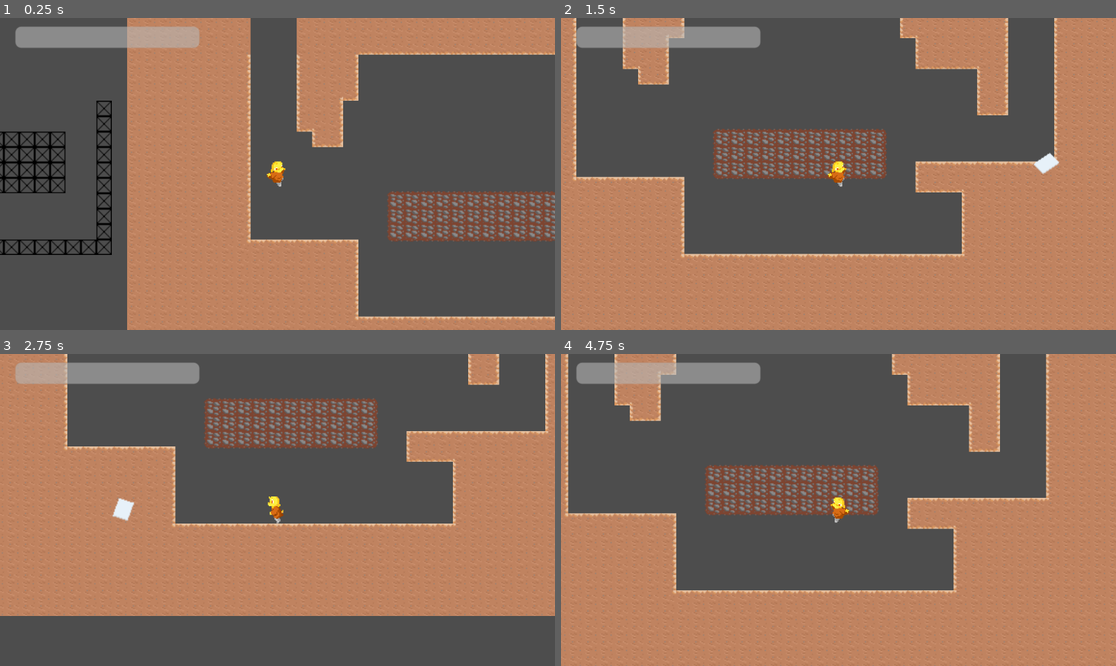
Above: before the commit, frames 1-4 (two rows, left to right).
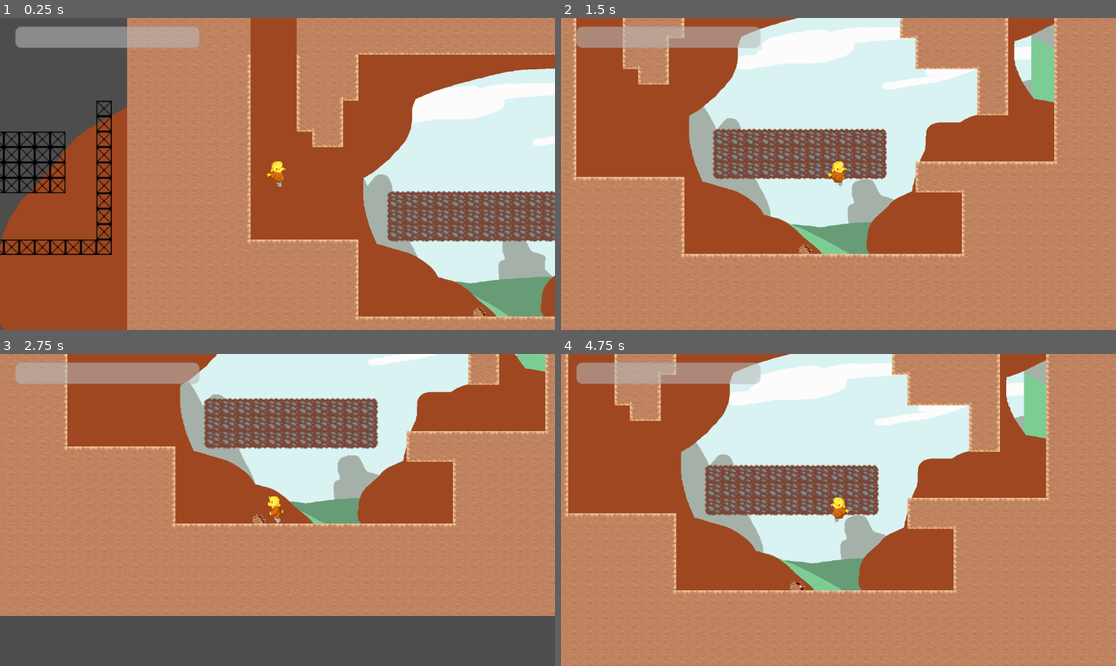
Above: after the commit, the same moments.

Repository: SephyTCD/MetroidVania
Game: Godot game, scene res://Map.tscn
The game is run twice, just before and just after one commit, with the same random seed, the same clock (stepped at 60 frames per second) and the same inputs. The engine's default icon, where the game draws it, is replaced by a stand-in: a white triangle on a blue panel in a dark square.
Inputs:
- Up to frame 1 (0.25 s): no input
- Up to frame 2 (1.5 s): hold Right (ui_right) from 0.53 s (still down); tap X (shoot) at 0.6 s; tap Z (jump) at 0.77 s; tap Shift (wallRun) at 1.35 s
- Up to frame 3 (2.75 s): tap Z (jump) at 1.52 s; release Right (ui_right) at 2.03 s; hold Left (ui_left) from 2.03 s (still down); tap X (shoot) at 2.1 s
- Up to frame 4 (4.75 s): release Left (ui_left) at 2.78 s; hold Right (ui_right) 2.78-4.28 s; tap Shift (wallRun) at 2.85, 4.35 s; tap Z (jump) at 3.02, 3.77, 4.52 s; tap X (shoot) at 3.6 s; hold Left (ui_left) from 4.28 s (still down)

The runs differ from the first frame. In frame 1, 47% of the frame differs, in the area x 0-100%, y 0-100%; in frame 2, 44%; in frame 3, 31%; in frame 4, 44%.

Commit message:
Health bar system WIP and re-organized project files

Diff:
--- a/Map.tscn
+++ b/Map.tscn
@@ -253,38 +253,32 @@
 shape = SubResource("RectangleShape2D_5imso")
 
 [node name="Basic Enemy" parent="." instance=ExtResource("3_7pbne")]
-visible = false
 position = Vector2(574, 97)
 
 [node name="Background" type="Sprite2D" parent="."]
-visible = false
 show_behind_parent = true
 position = Vector2(596, -25)
 scale = Vector2(0.338, 0.278)
 texture = ExtResource("22_ylgle")
 
 [node name="Background2" type="Sprite2D" parent="."]
-visible = false
 show_behind_parent = true
 position = Vector2(1000.63, -103.125)
 scale = Vector2(0.49675, 0.24375)
 texture = ExtResource("22_ylgle")
 
 [node name="Background3" type="Sprite2D" parent="."]
-visible = false
 show_behind_parent = true
 position = Vector2(1181, -521.5)
 scale = Vector2(0.574, 0.599)
 texture = ExtResource("22_ylgle")
 
 [node name="Background4" type="Sprite2D" parent="."]
-visible = false
 show_behind_parent = true
 position = Vector2(-51, -365)
 texture = ExtResource("22_ylgle")
 
 [node name="ParallaxBackground" type="ParallaxBackground" parent="."]
-visible = false
 
 [node name="ParallaxLayer" type="ParallaxLayer" parent="ParallaxBackground"]
 motion_scale = Vector2(0.9, 0.9)
--- a/Scripts/projectile.gd
+++ b/Scripts/projectile.gd
@@ -3,6 +3,7 @@
 var move = true
 var direction = 1
 var speed = 500.0
+var time = .35
 
 @onready var animations : AnimationPlayer = $AnimationPlayer
 @onready var sprite : Sprite2D = $Sprite2D
@@ -11,6 +12,10 @@
 var gravity = ProjectSettings.get_setting("physics/2d/default_gravity")
 
 func _physics_process(delta):
+
+	time -= delta
+	if time <= 0:
+		queue_free()
 
 	if direction > 0:
 		animations.play("paper_spin")
@@ -28,3 +33,9 @@
 	velocity.x = speed
 
 	move_and_slide()
+
+func _on_area_2d_body_entered(body):
+	print("entered")
+	if body.has_method("_take_damage"):
+		body._take_damage()
+	queue_free()
--- a/projectile.tscn
+++ b/projectile.tscn
@@ -41,6 +41,8 @@
 "paper_spin": SubResource("Animation_o6qmn")
 }
 
+[sub_resource type="RectangleShape2D" id="RectangleShape2D_l5jnl"]
+
 [node name="CharacterBody2D" type="CharacterBody2D"]
 script = ExtResource("1_m5aye")
 
@@ -52,3 +54,12 @@
 libraries = {
 "": SubResource("AnimationLibrary_6y12x")
 }
+
+[node name="Area2D" type="Area2D" parent="."]
+collision_layer = 2
+collision_mask = 2
+
+[node name="CollisionShape2D" type="CollisionShape2D" parent="Area2D"]
+shape = SubResource("RectangleShape2D_l5jnl")
+
+[connection signal="body_entered" from="Area2D" to="." method="_on_area_2d_body_entered"]
Not shown: 1 places in projectile.tscn that only renumber resources
